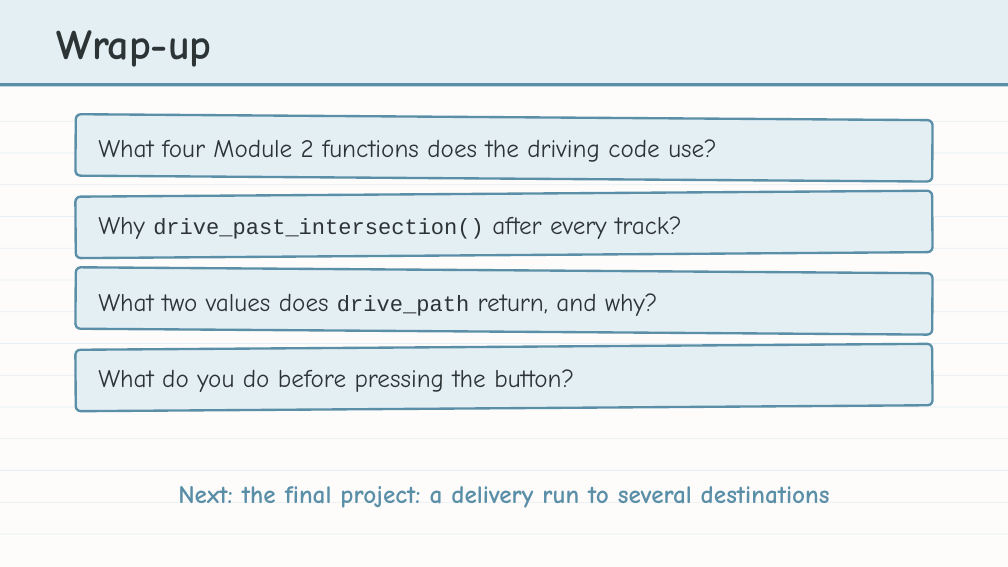
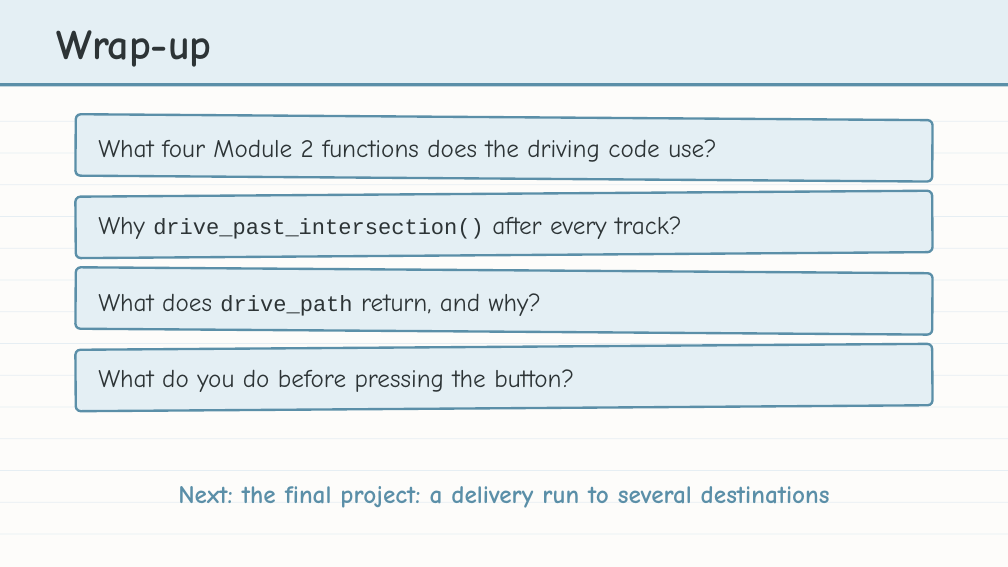
Before and after one commit to bradamiller/LearningPython, a slide deck: slide 30 of static/slides/module-04-manhattan/module-4-lesson-08-driving-the-path.pptx. Drawn at 1008x567 pixels with LibreOffice and Linux fonts; fonts in the diff are those of the drawing. Boxes give left, top, right and bottom in pixels: in the first picture for what was removed or moved away, otherwise in the second. Text is boxed around its words. In the diff, an @@ line names an element or a change of style, - is before the commit and + after.

```diff
--- a/static/slides/module-04-manhattan/module-4-lesson-08-driving-the-path.pptx
+++ b/static/slides/module-04-manhattan/module-4-lesson-08-driving-the-path.pptx
@@ text at box(98, 293, 541, 316): text changed @@
-What two values does drive_path return, and why?
+What does drive_path return, and why?
```
Also in this commit, not shown: 2 other slides changed, 21 other files.
